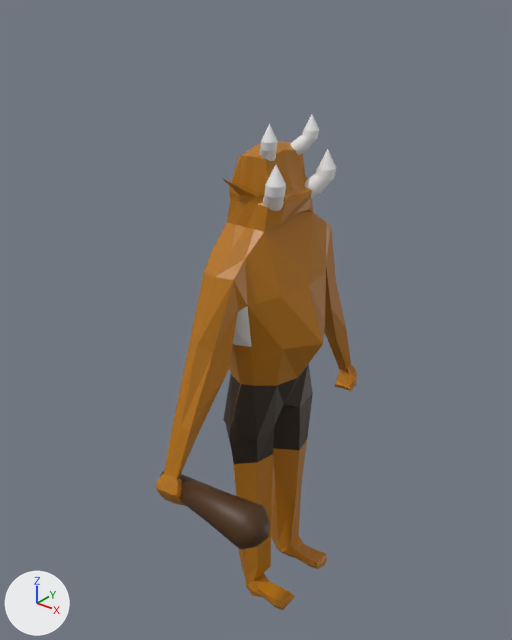
A saved change to the Blender file TowerDefense/Assets/Prefab/Troll.blend.
Rendered twice from a camera (50 mm lens) standing at (10.2, -13.36, 15.47) and looking at (-0.23, -0.31, 7.38). Lighting does not change. The marker at lower left points along +X, +Y and +Z.

The first picture shows 'Body', 'Club', 'Cone.002'.
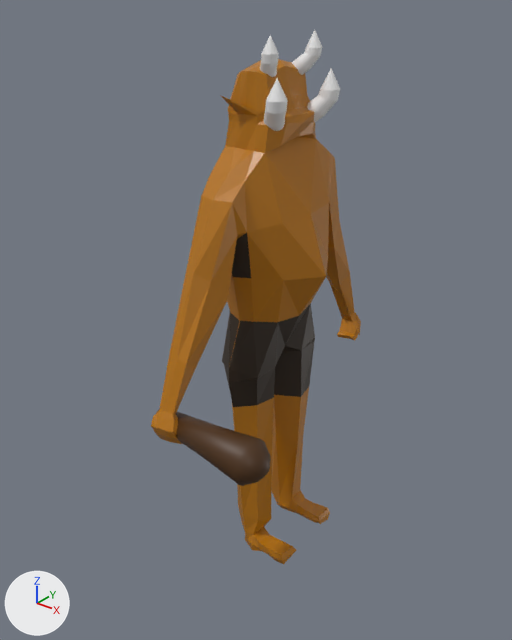
What differs and where, as boxes [x1, y1, x2, y2] in the pictures (512 x 640 px):
'Body', reshaped, moved (14% taller): before [156, 141, 357, 610]; after [151, 30, 361, 564]
'Club', deleted (brown): before [160, 471, 270, 549]
'Cone.002', deleted: before [259, 115, 336, 211]
part 1 of me_cube, added: after [292, 30, 323, 75]
part 2 of me_cube, added: after [307, 68, 340, 122]
part 3 of me_cube, added: after [264, 78, 288, 131]
part 4 of me_cube, added: after [260, 35, 279, 77]
part 5 of me_cube, added (brown): after [156, 410, 271, 486]
part 6 of me_cube, recoloured: before [233, 306, 251, 347]; after [232, 233, 251, 278]

Patch to the scene script:
```diff
--- a/TowerDefense/Assets/Prefab/Troll.blend.py
+++ b/TowerDefense/Assets/Prefab/Troll.blend.py
@@ mat_material_001 @@
+mat_material_001 = principled_material('Material.001')
+mat_material_001.base_color = (0.8, 0.8, 0.8)  # white #e7e7e7
@@ me_cube @@
 # used by ob_body; location = (0.0, 0.0, 4.27); scale = (1.3, 1.3, 1.3)
-me_cube.from_pydata(...)  # 433 vertices, 452 faces, 2 loose edges; spans x -0.95..1.29, y -3.15..3.11, z -4.39..5.93
+me_cube.from_pydata(...)  # 1078 vertices, 1097 faces, 2 loose edges; spans x -0.95..2.14, y -3.21..3.11, z -4.39..6.38
+# me_cube part 1: a new loose piece of 129 vertices spanning x 0.14..0.62, y 0.24..0.68, z 5.59..6.38, in mat_material_001 (white #e7e7e7)
+# me_cube part 2: a new loose piece of 129 vertices spanning x 0.31..0.92, y 0.32..0.87, z 4.78..5.76, in mat_material_001 (white #e7e7e7)
+# me_cube part 3: a new loose piece of 129 vertices spanning x 0.21..0.8, y -0.87..-0.29, z 4.74..5.72, in mat_material_001 (white #e7e7e7)
+# me_cube part 4: a new loose piece of 129 vertices spanning x 0.06..0.53, y -0.72..-0.25, z 5.56..6.34, in mat_material_001 (white #e7e7e7)
+# me_cube part 5: a new loose piece of 129 vertices spanning x -0.36..2.14, y -3.21..-2.38, z -0.49..0.34, in mat_material (brown #4b2d0e)
+# me_cube part 6: 1 face spanning x 0.0..0.42, y -1.38..-1.04, z 2.25..3.22 switches from no material to mat_orcpants (brown #2e2113)
 me_cube.materials.append(mat_orc)
 me_cube.materials.append(mat_orcpants)
+me_cube.materials.append(mat_material_001)  # white #e7e7e7
+me_cube.materials.append(mat_material)  # brown #4b2d0e
@@ ob_body @@
 ob_body = bpy.data.objects.new('Body', me_cube)
-ob_body.location = (0.0, 0.0, 4.27)
+ob_body.location = (0.0, 0.0, 6.09)
 ob_body.scale = (1.3, 1.3, 1.3)
@@ ob_cone_002 @@
-ob_cone_002 = bpy.data.objects.new('Cone.002', me_cone_002)
-ob_cone_002.location = (0.63, 0.7, 12.4)
-ob_cone_002.rotation_euler = (0.0, 0.0, 0.995)  # degrees (0, 0, 57)
-ob_cone_002.scale = (0.185, 0.185, 0.185)
@@ ob_club @@
-ob_club = bpy.data.objects.new('Club', me_cylinder)
-ob_club.location = (0.39, -3.64, 4.19)
-ob_club.rotation_euler = (1.333, 1.623, 1.33)  # degrees (76, 93, 76)
-ob_club.scale = (0.849, 0.849, 0.849)
```
